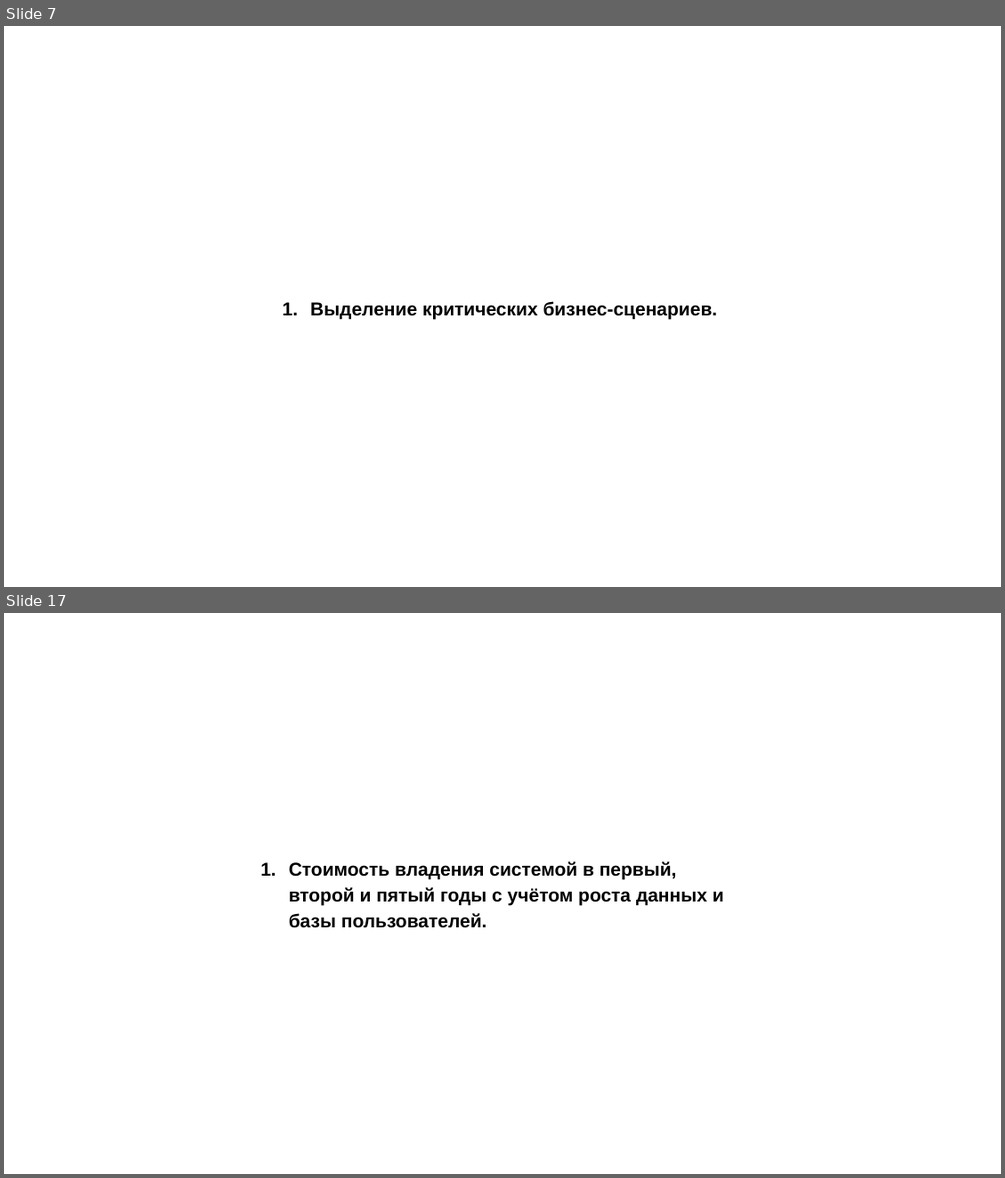
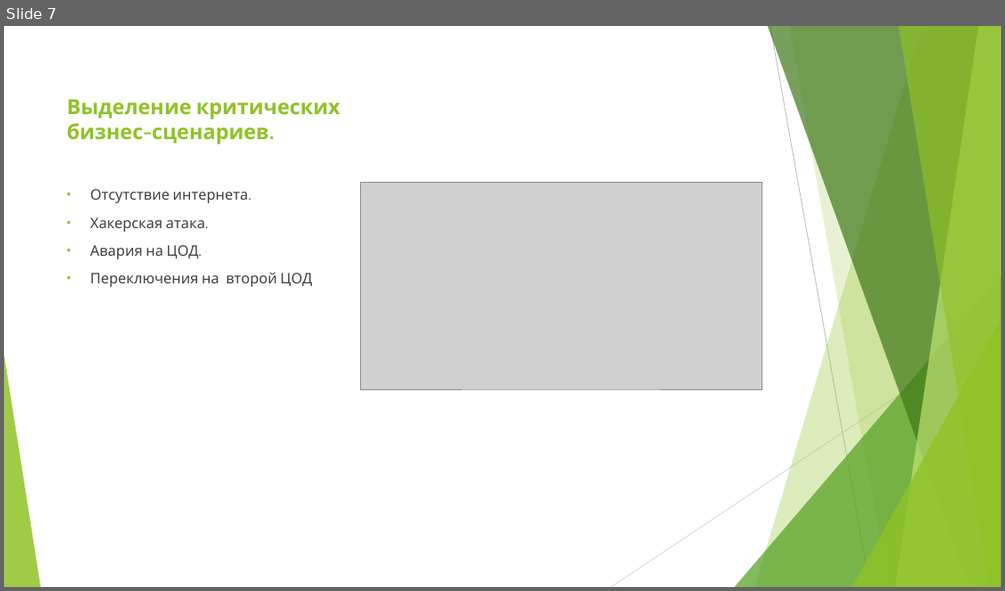
Before and after one commit to eafonasyev/diplom, a slide deck: diplom/diplom_prezentation.pptx. Shown one above the other, each under a label of ours: slides 7 and 17 before the commit, slide 7 after it; the slides between them are not shown. The pictures are 1005x1178 and 1005x591 pixels, drawn with LibreOffice and Linux fonts; fonts in the diff are those of the drawing; grey boxes stand for pictures. Boxes give left, top, right and bottom in pixels: in the first picture for what was removed or moved away, otherwise in the second. Text is boxed around its words. In the diff, an @@ line names an element or a change of style, - is before the commit and + after.

```diff
--- a/diplom/diplom_prezentation.pptx
+++ b/diplom/diplom_prezentation.pptx
@@ slide 17 removed at box(4, 613, 1001, 1174), background #FFFFFF @@
@@ text removed at box(289, 861, 724, 928) @@
-1. Стоимость владения системой в первый, второй и пятый годы с учётом роста данных и базы пользователей.
@@ slide 7 changed as well @@
@@ title "Выделение критических бизнес-сценариев.": place and size @@
-title "Выделение критических бизнес-сценариев." at box(310, 301, 718, 319)
+title "Выделение критических бизнес-сценариев." at box(67, 99, 340, 144)
@@ title "Выделение критических бизнес-сценариев." at box(67, 99, 340, 144): size 18 to 20 pt, font Arial to Cabin, text colour #000000 to #90C226; bullet 1. to none; line spacing 1.15 to 1; vertical alignment top to bottom @@
@@ picture added at box(361, 183, 762, 389) @@
@@ text added at box(90, 189, 312, 287), 14 pt, text #404040 @@
+• Отсутствие интернета.
+• Хакерская атака.
+• Авария на ЦОД.
+• Переключения на второй ЦОД
@@ group added at box(4, 26, 1001, 587): 5 freeform shapes, 3 triangles, 2 lines @@
```
Also in this commit, not shown: 2 other slides changed, 12 slides added, 13 other slides removed, 1 other file.
